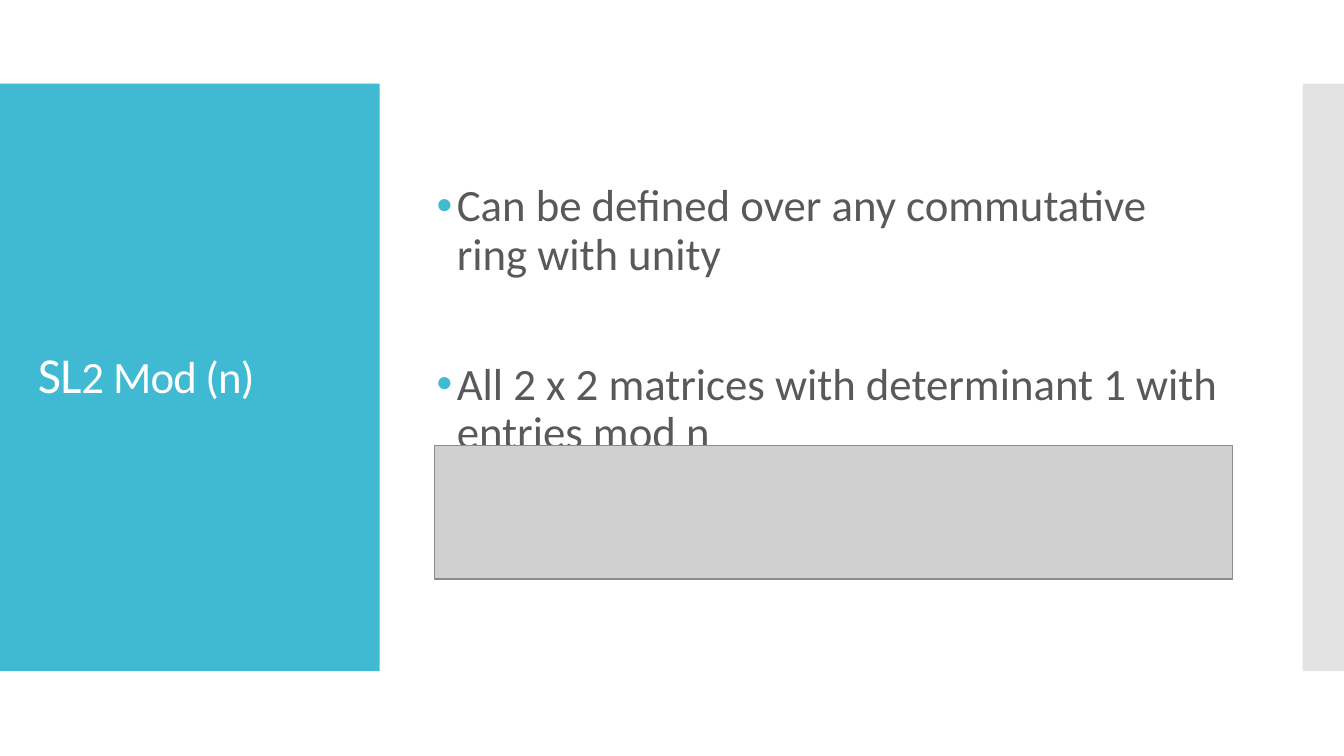
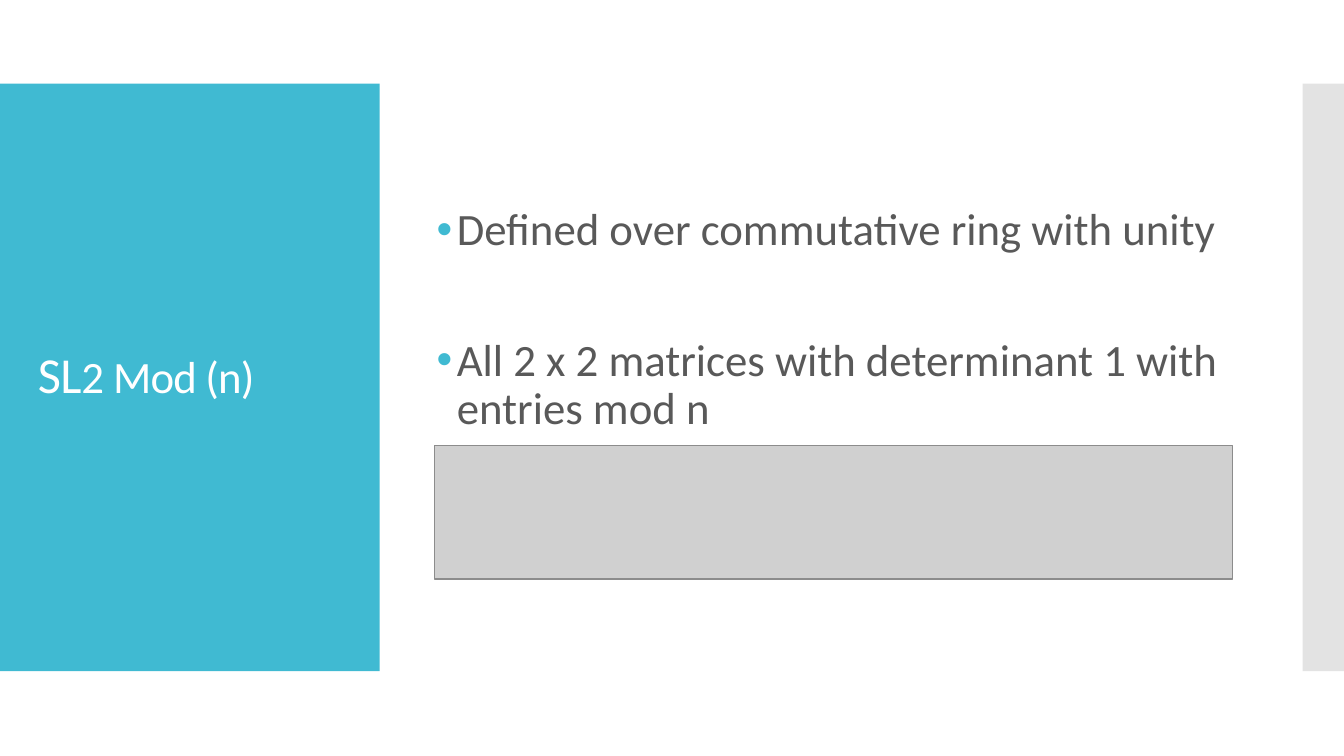
Before and after one commit to mrb113/MathematicsCapstone, a slide deck: slide 3 of Matrix Actions on Bivariate Polynomials.pptx. Drawn at 1344x756 pixels with LibreOffice and Linux fonts; fonts in the diff are those of the drawing; grey boxes stand for pictures. Boxes give left, top, right and bottom in pixels: in the first picture for what was removed or moved away, otherwise in the second. Text is boxed around its words. In the diff, an @@ line names an element or a change of style, - is before the commit and + after.

```diff
--- a/Matrix Actions on Bivariate Polynomials.pptx
+++ b/Matrix Actions on Bivariate Polynomials.pptx
@@ text at (457, 214, 1215, 253): text changed @@
-• Can be defined over any commutative ring with unity
+• Defined over commutative ring with unity
```
Also in this commit, not shown: 10 other slides changed, 2 slides removed.
